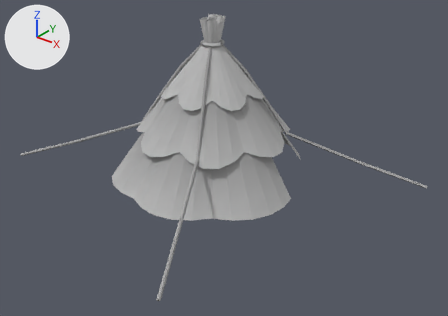
Two versions of the Blender file art/blender/assets.blend, one commit apart.
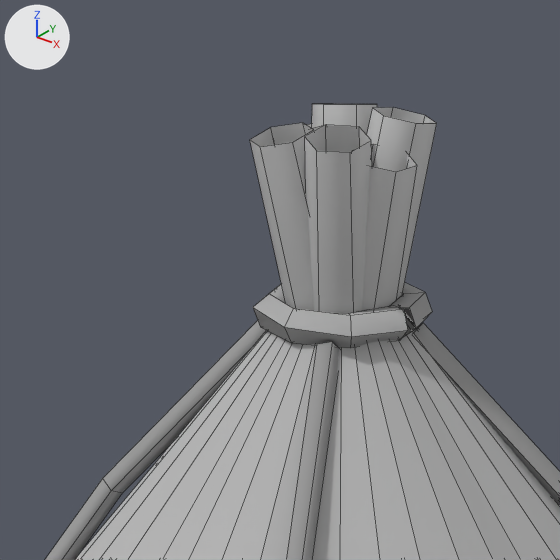
There are two pictures of each version: one whole from a camera (50 mm lens) standing at (7.75, -9.32, 6.16) and looking at (0.52, -0.28, 0.56), one close up on the part from 37% to 54% of the width and 0% to 25% of the height. The lights are fixed; the arrows at upper left show +X, +Y and +Z. The older version's two pictures come first. The close-ups show mesh edges as thin lines.

Names of what the first close-up shows: 'teepee2'.
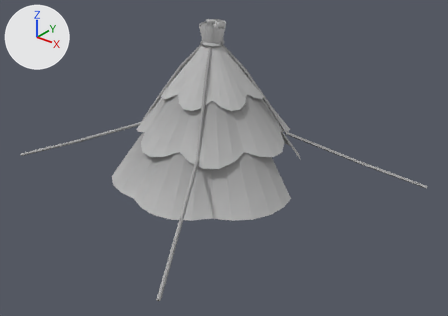
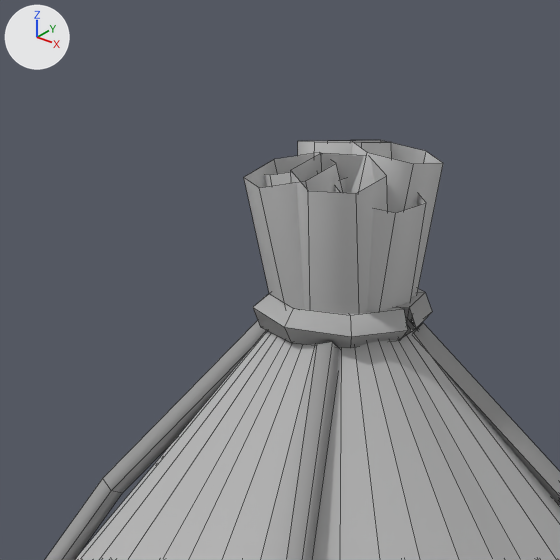
Location of each change, [x1, y1, x2, y2] in pixels of the close-ups (560 x 560 px; the box of a moved part takes in the faces that stretch with it):
'teepee2', reshaped: before [45, 104, 560, 560]; after [45, 140, 560, 560]
part 1 of me_teepee2, moved or reshaped: before [250, 104, 437, 313]; after [244, 140, 443, 323]

What changed in the scene script:
```text
Change me_teepee2:
    used by ob_teepee2; location = (0.0, 0.0, 0.0)
    remove me_teepee2.from_pydata(...)  # 661 vertices, 257 faces; spans x -3.97..3.97, y -3.97..3.96, z -0.03..3.38
    add me_teepee2.from_pydata(...)  # 661 vertices, 257 faces; spans x -3.97..3.97, y -3.97..3.96, z -0.03..3.29
    me_teepee2 part 1: 84 of 661 vertices moved; they spanned x -0.24..0.23, y -0.23..0.23, z 2.43..3.38 and now span x -0.25..0.25, y -0.26..0.25, z 2.42..3.29; mean shift (0.0, 0.01, -0.05); largest move (0.16, -0.1, 3.28) -> (0.14, -0.14, 3.19)
```
